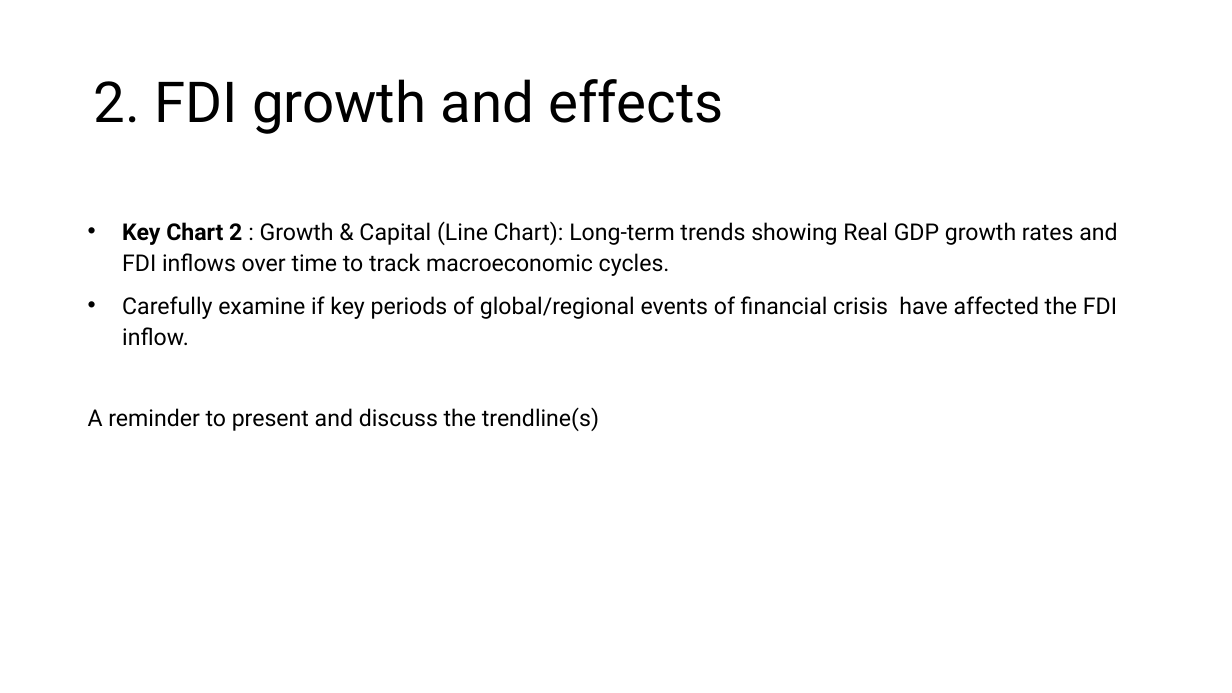
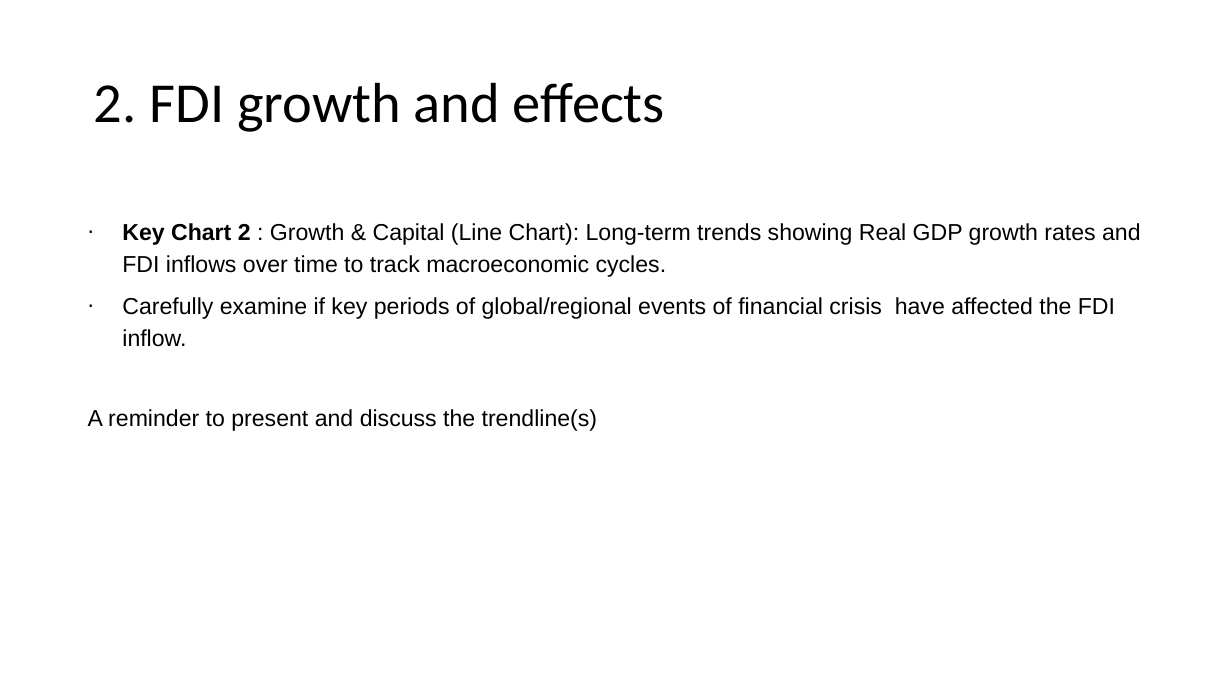
Before and after one commit to josephkohhh/SIM-UOW-Mods, a slide deck: slide 6 of ECON251/Assignment/T01_Group10_Presentation Slides.pptx. Drawn at 1232x693 pixels with LibreOffice and Linux fonts; fonts in the diff are those of the drawing. Boxes give left, top, right and bottom in pixels: in the first picture for what was removed or moved away, otherwise in the second. Text is boxed around its words. In the diff, an @@ line names an element or a change of style, - is before the commit and + after.

```diff
--- a/ECON251/Assignment/T01_Group10_Presentation Slides.pptx
+++ b/ECON251/Assignment/T01_Group10_Presentation Slides.pptx
@@ title "2. FDI growth and effects" at box(94, 82, 665, 132): font Roboto to Calibri @@
@@ text "Key Chart 2 : Growth ..." at box(88, 223, 1141, 431): font Roboto to Arial; bullet • to ∙; less space between paragraphs; more space between paragraphs @@
```
Also in this commit, not shown: 11 other slides changed.
